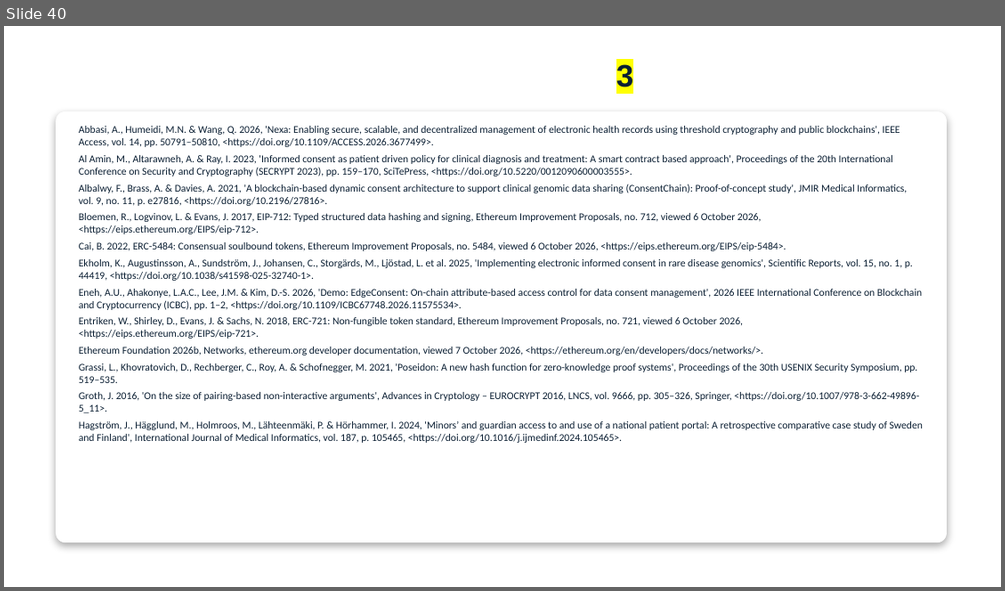
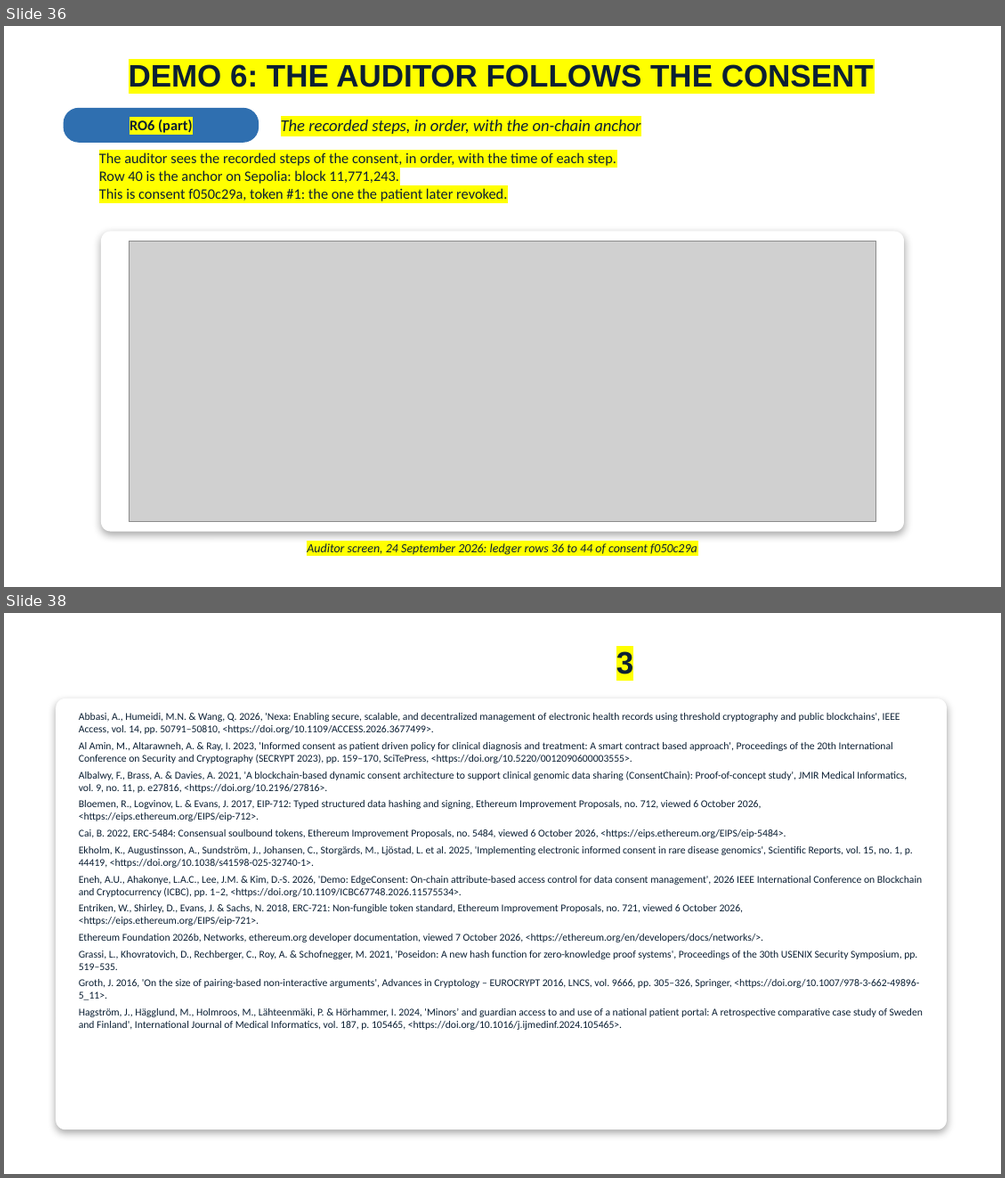
Before and after one commit to yasir12345678900/HealthRWA-Sepolia-Personal-try, a slide deck: docs/Yasir_Candidature_Reassessment_Slides_Simple_YELLOW_changes.pptx. Shown one above the other, each under a label of ours: slide 40 before the commit, slides 36 and 38 after it; the slides between them are not shown. The pictures are 1005x591 and 1005x1178 pixels, drawn with LibreOffice and Linux fonts; fonts in the diff are those of the drawing; grey boxes stand for pictures; background and template pictures are left out. Boxes give left, top, right and bottom in pixels: in the first picture for what was removed or moved away, otherwise in the second. Text is boxed around its words. In the diff, an @@ line names an element or a change of style, - is before the commit and + after.

```diff
--- a/docs/Yasir_Candidature_Reassessment_Slides_Simple_YELLOW_changes.pptx
+++ b/docs/Yasir_Candidature_Reassessment_Slides_Simple_YELLOW_changes.pptx
@@ slide 36 added at (4, 26, 1001, 587), background picture (left out) @@
@@ title added at (129, 64, 874, 87), 30 pt, text #0B1F33, bold @@
+DEMO 6: THE AUDITOR FOLLOWS THE CONSENT
@@ rounded rectangle added at (64, 108, 259, 142), fill #2F6FB0, outline #2F6FB0 1 pt @@
@@ text added at (129, 119, 193, 133), 14 pt, text #0B1F33, bold @@
+RO6 (part)
@@ text added at (281, 119, 640, 134), 16 pt, text #0B1F33, italic @@
+The recorded steps, in order, with the on-chain anchor
@@ text added at (99, 152, 616, 201), 14 pt, text #0B1F33 @@
+• The auditor sees the recorded steps of the consent, in order, with the time of each step.
+• Row 40 is the anchor on Sepolia: block 11,771,243.
+• This is consent f050c29a, token #1: the one the patient later revoked.
@@ rounded rectangle added at (101, 232, 903, 531), fill #FFFFFF, outline #FFFFFF 1 pt @@
@@ picture added at (129, 240, 877, 522) @@
@@ text added at (307, 543, 697, 555), 12 pt, text #0B1F33, italic @@
+Auditor screen, 24 September 2026: ledger rows 36 to 44 of consent f050c29a
@@ page number added at (935, 546, 979, 572), 11 pt, text #FFFFFF @@
+36
@@ what was slide 40 is now slide 38 @@
```
Also in this commit, not shown: 6 slides changed, 1 other slide added, 4 slides removed, 3 other files.
